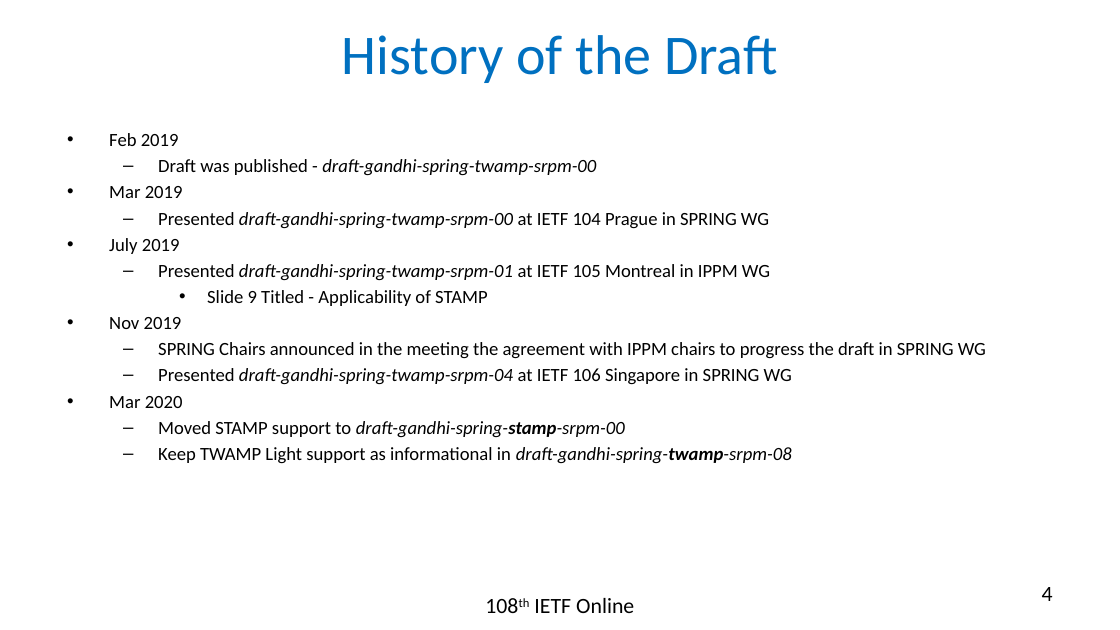
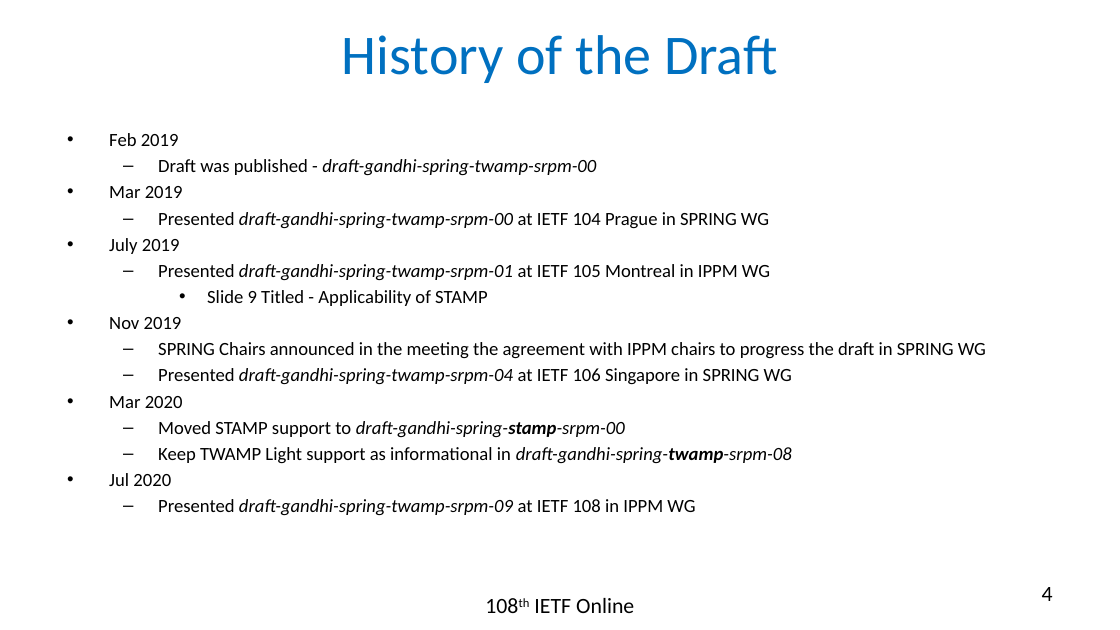
Before and after one commit to rakgandhi/ietf-slides, a slide deck: slide 4 of draft-gandhi-spring-twamp-srpm-09.pptx. Drawn at 1120x630 pixels with LibreOffice and Linux fonts; fonts in the diff are those of the drawing. Boxes give left, top, right and bottom in pixels: in the first picture for what was removed or moved away, otherwise in the second. Text is boxed around its words. In the diff, an @@ line names an element or a change of style, - is before the commit and + after.

```diff
--- a/draft-gandhi-spring-twamp-srpm-09.pptx
+++ b/draft-gandhi-spring-twamp-srpm-09.pptx
@@ text at <box>109,473,695,515</box>: paragraphs added @@
+• Jul 2020
+  – Presented draft-gandhi-spring-twamp-srpm-09 at IETF 108 in IPPM WG
```
Also in this commit, not shown: 3 other slides changed, 2 other files.
